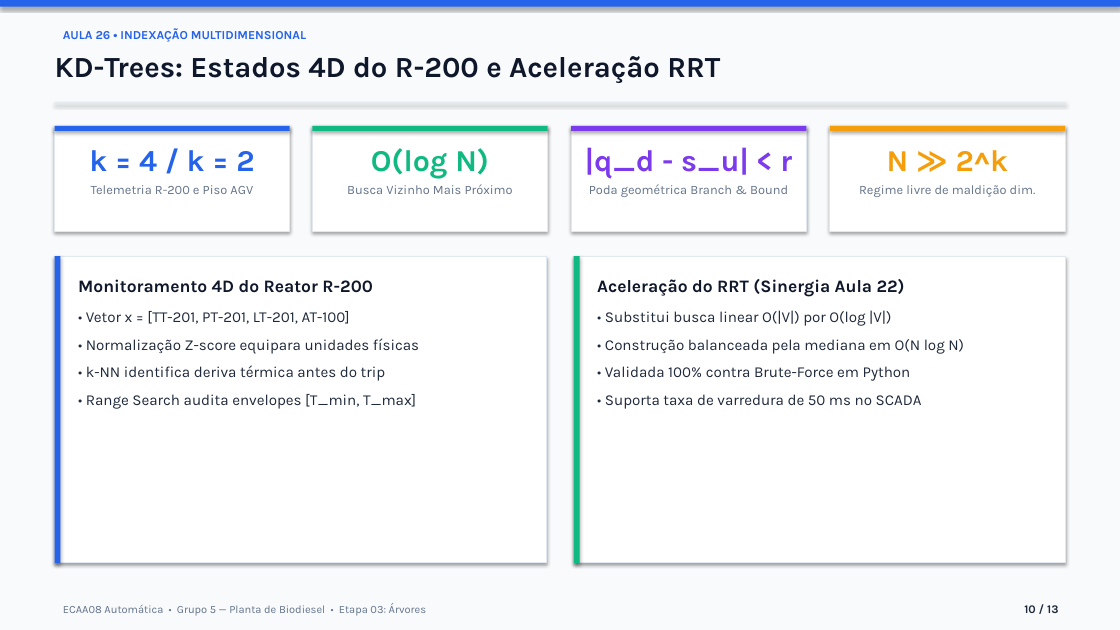
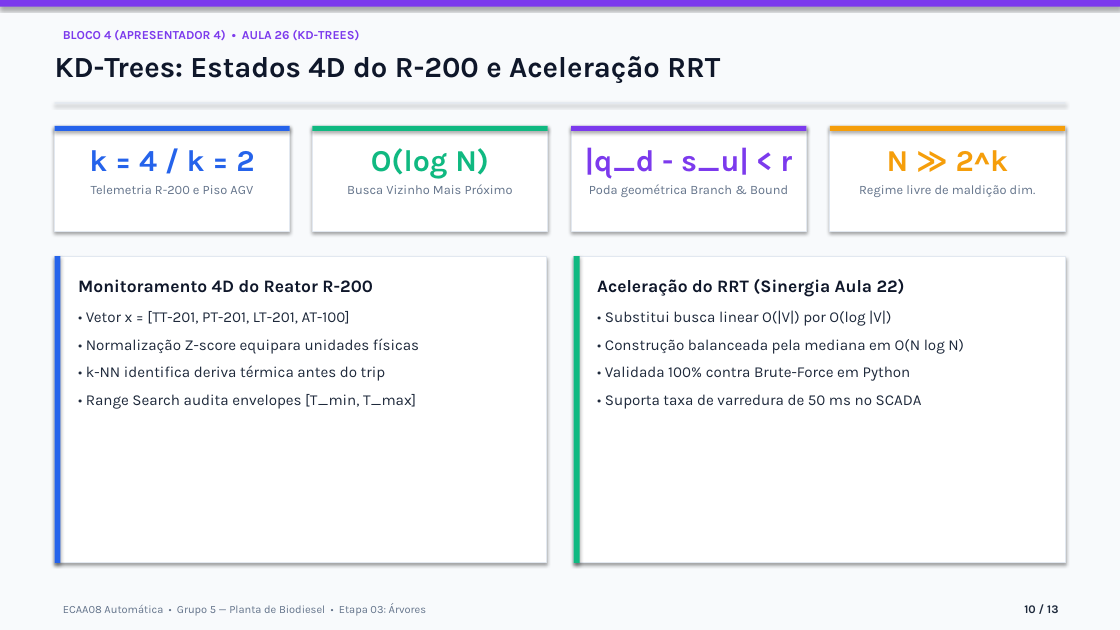
Before and after one commit to igorfantucci/Aula-Automatica---GRUPO-5, a slide deck: slide 10 of etapa-03-arvores/apresentacao_etapa_03.pptx. Drawn at 1120x630 pixels with LibreOffice and Linux fonts; fonts in the diff are those of the drawing. Boxes give left, top, right and bottom in pixels: in the first picture for what was removed or moved away, otherwise in the second. Text is boxed around its words. In the diff, an @@ line names an element or a change of style, - is before the commit and + after.

```diff
--- a/etapa-03-arvores/apresentacao_etapa_03.pptx
+++ b/etapa-03-arvores/apresentacao_etapa_03.pptx
@@ rectangle at [0, 0, 1120, 7]: fill #2563EB to #7C3AED @@
@@ text at [63, 30, 360, 40]: text changed; text colour #2563EB to #7C3AED @@
-AULA 26 • INDEXAÇÃO MULTIDIMENSIONAL
+BLOCO 4 (APRESENTADOR 4) • AULA 26 (KD-TREES)
```
Also in this commit, not shown: 11 other slides changed, 1 slide added, 1 slide removed, 4 other files.
